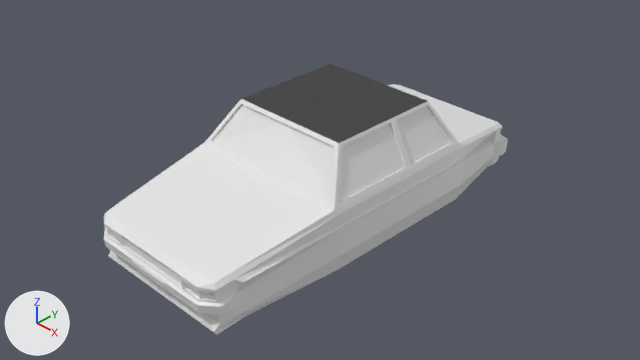
A saved change to the Blender file blender/Cars/Experimental/BasicMirrored.blend.
One viewpoint serves both versions: the file's camera 'Camera'. Every picture has the same lights, and +X, +Y and +Z are marked at lower left.

The first picture shows 'CarBody'.
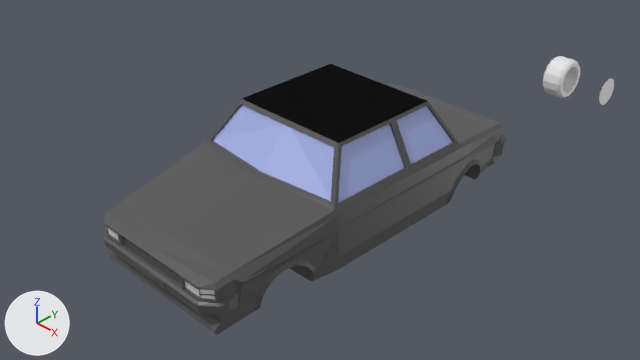
Boxes [x1, y1, x2, y2] around the edits, measured in the pictures (640 x 360 px; the box of a moved part takes in the faces that stretch with it):
'Wheel', added: after [543, 56, 580, 98]
'Wheel.001', added: after [599, 78, 614, 105]
part 1 of me_cube, moved or reshaped: [104, 85, 497, 334] in both
part 2 of me_cube, recoloured: [104, 64, 508, 335] in both
part 3 of me_cube, recoloured (white to blue): [213, 104, 452, 203] in both

The change, as a list of edits to the scene's bpy script:
```text
Add mat_windows:
    mat_windows = principled_material('Windows')
    mat_windows.base_color = (0.379, 0.444, 0.8)  # blue #a6b2e7
Add mat_basepaint:
    mat_basepaint = principled_material('BasePaint')
    mat_basepaint.base_color = (0.0908, 0.0908, 0.0908)  # dark grey #555555
    mat_basepaint.roughness = 0.4
Add mat_lights:
    mat_lights = principled_material('Lights')
    mat_lights.base_color = (0.8, 0.8, 0.8)  # white #e7e7e7
Change me_cube:
    used by ob_carbody; location = (0.0, 0.0, 0.0)
    remove me_cube.from_pydata(...)  # 271 vertices, 234 faces; spans x 0.0..1.02, y -2.31..2.38, z 0.21..1.5
    add me_cube.from_pydata(...)  # 304 vertices, 242 faces; spans x 0.0..1.04, y -2.31..2.38, z 0.21..1.5
    me_cube part 1
    52 vertices are removed from x 0.0..1.0, y -2.28..2.02, z 0.23..0.98
    94 faces are deleted
    10 vertices in x 0.0..0.87, y -2.28..-0.84, z 0.69..1.02 move by (0.0, 0.0, 0.02)
    7 vertices move from x 0.0..1.01, y -2.25..2.05, z 0.6..1.02 to x 0.0..1.01, y -2.26..2.05, z 0.61..1.05
    85 vertices are added at x 0.0..1.04, y -2.28..2.02, z 0.23..1.0
    99 new faces join them, mat_basepaint (dark grey #555555)
    3 new faces join them, mat_lights (white #e7e7e7)
    me_cube part 2: 134 faces spanning x 0.0..1.02, y -2.31..2.38, z 0.21..1.5 switch from mat_material (white #e7e7e7) to mat_basepaint (dark grey #555555)
    me_cube part 3: 4 faces spanning x 0.0..0.95, y -0.84..1.2, z 1.01..1.46 switch from mat_material (white #e7e7e7) to mat_windows (blue #a6b2e7)
    add me_cube.materials.append(mat_lights)  # white #e7e7e7
Add me_cylinder_005:
    me_cylinder_005.from_pydata([(1.464, 5.076, 0.483), (1.464, 5.0, 0.498), (1.464, 4.924, 0.483), (1.464, 4.86, 0.44), (1.464, 4.817, 0.376), (1.464, 4.802, 0.3), (1.464, 4.817, 0.224), (1.464, 4.86, 0.16), (1.464, 4.924, 0.117), (1.464, 5.0, 0.102), (1.464, 5.076, 0.117), (1.464, 5.14, 0.16), (1.464, 5.183, 0.224), (1.464, 5.198, 0.3), (1.464, 5.183, 0.376), (1.464, 5.14, 0.44)], [], [(1, 2, 3, 4, 5, 6, 7, 8, 9, 10, 11, 12, 13, 14, 15, 0)])
Add me_cylinder_004:
    me_cylinder_004.from_pydata(...)  # 112 vertices, 112 faces; spans x -0.3..0.3, y 4.712..5.288, z 0.012..0.588
Add ob_wheel_001:
    ob_wheel_001 = bpy.data.objects.new('Wheel.001', me_cylinder_005)
    ob_wheel_001.location = (0.0, 0.0, 0.0)
    ob_wheel_001.scale = (0.5, 1.0, 1.0)
Add ob_wheel:
    ob_wheel = bpy.data.objects.new('Wheel', me_cylinder_004)
    ob_wheel.location = (0.0, 0.0, 0.0)
    ob_wheel.scale = (0.5, 1.0, 1.0)
```
